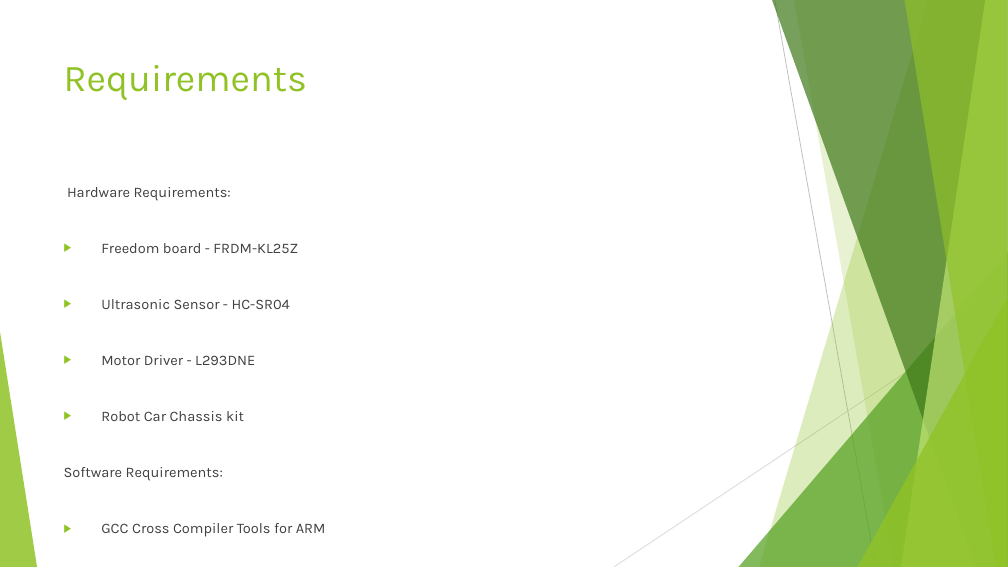
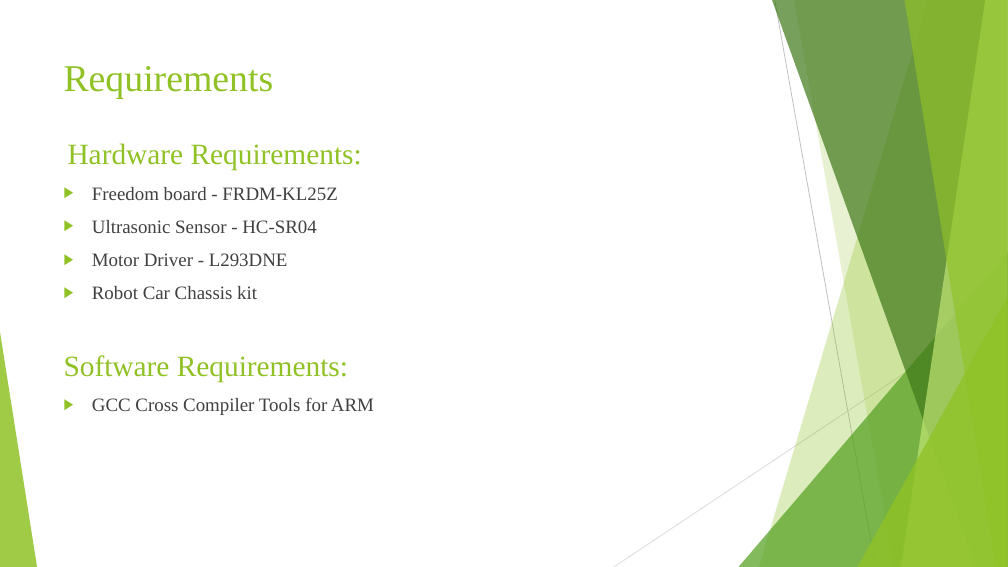
Before and after one commit to BusAI-Self-Driving-Car/Automatic-Braking-System, a slide deck: slide 4 of Project-Proposal/Automatic Braking System.pptx. Drawn at 1008x567 pixels with LibreOffice and Linux fonts; fonts in the diff are those of the drawing. Boxes give left, top, right and bottom in pixels: in the first picture for what was removed or moved away, otherwise in the second. Text is boxed around its words. In the diff, an @@ line names an element or a change of style, - is before the commit and + after.

```diff
--- a/Project-Proposal/Automatic Braking System.pptx
+++ b/Project-Proposal/Automatic Braking System.pptx
@@ title "Requirements" at (64,66,274,99): font Karla to Times New Roman @@
@@ text "Hardware Requirements:": place and size @@
-text "Hardware Requirements:" at (64,187,326,537)
+text "Hardware Requirements:" at (64,143,374,415)
@@ text "Hardware Requirements:" at (64,143,374,415): size 13.9 to 28 pt, text colour #404040 to #90C226 in "Hardware Requirements:", "Software Requirements:"; font Karla to Times New Roman; size 13.9 to 18 pt in "Freedom board - FRDM-KL25Z", "Ultrasonic Sensor - HC-SR04", "Motor Driver - L293DNE", "Robot Car Chassis kit" and 1 more places @@
```
Also in this commit, not shown: 8 other slides changed.
